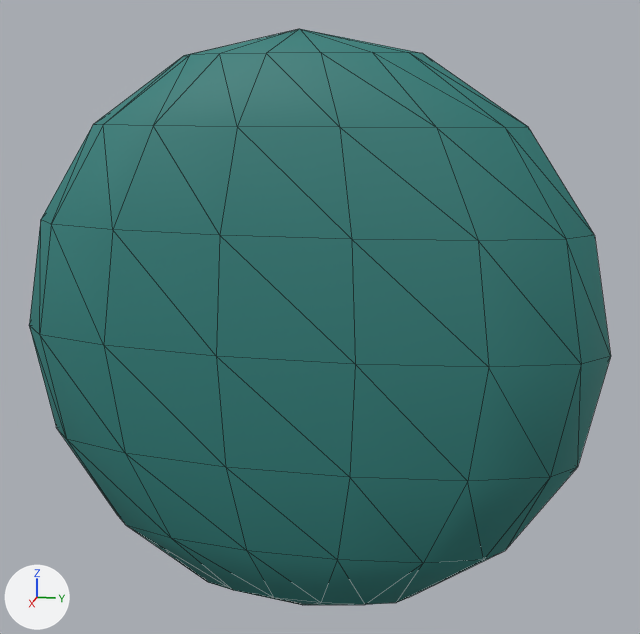
The glTF model content/genome/assets/ear_round.glb: old version first, new version second.
One viewpoint serves both versions: a 50 mm lens placed at (0.565, 0.166, 0.328), pointed at (-0.002, 0.052, 0.186). Every picture has the same lights, and +X, +Y and +Z are marked at lower left. The picture after the commit comes second. Mesh edges are drawn as thin lines. Where no turn or scale is listed for an object, it has been applied to the vertices.

Objects in the first picture: 'ear_round'.
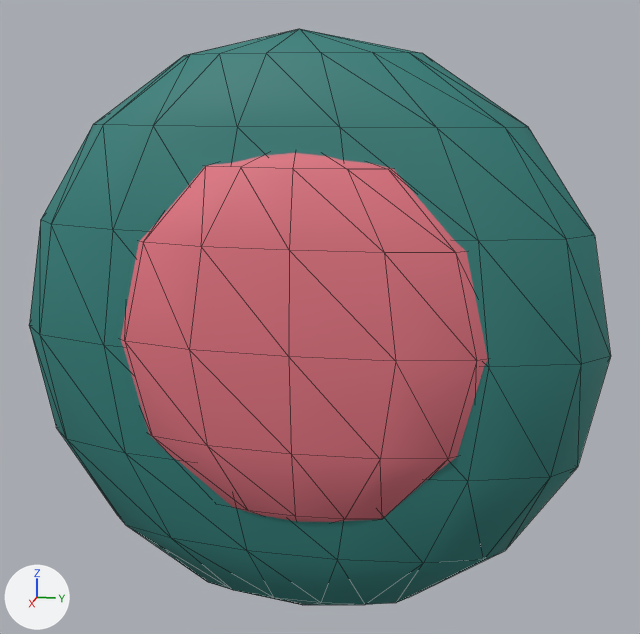
Where the change shows, as pixel boxes [x1, y1, x2, y2] in the pictures (640 x 634 px):
'ear_round_inner', added (pink): after [121, 153, 488, 522]

The change in detail:
Material 'Accent' (mat_accent) is new.
Its base color is (0.745, 0.171, 0.216) (pink #e07380).
Its roughness is 0.65.
Mesh me_ear_round_inner is new.
It is a UV sphere (12 segments, 6 rings, poles along z) spanning x 0.002..0.058, y -0.085..0.175, z 0.045..0.305.
It uses material mat_accent (pink #e07380).
Object 'ear_round_inner' (ob_ear_round_inner) is new; it shows me_ear_round_inner.
Its location is (0.0, 0.0, 0.0).
